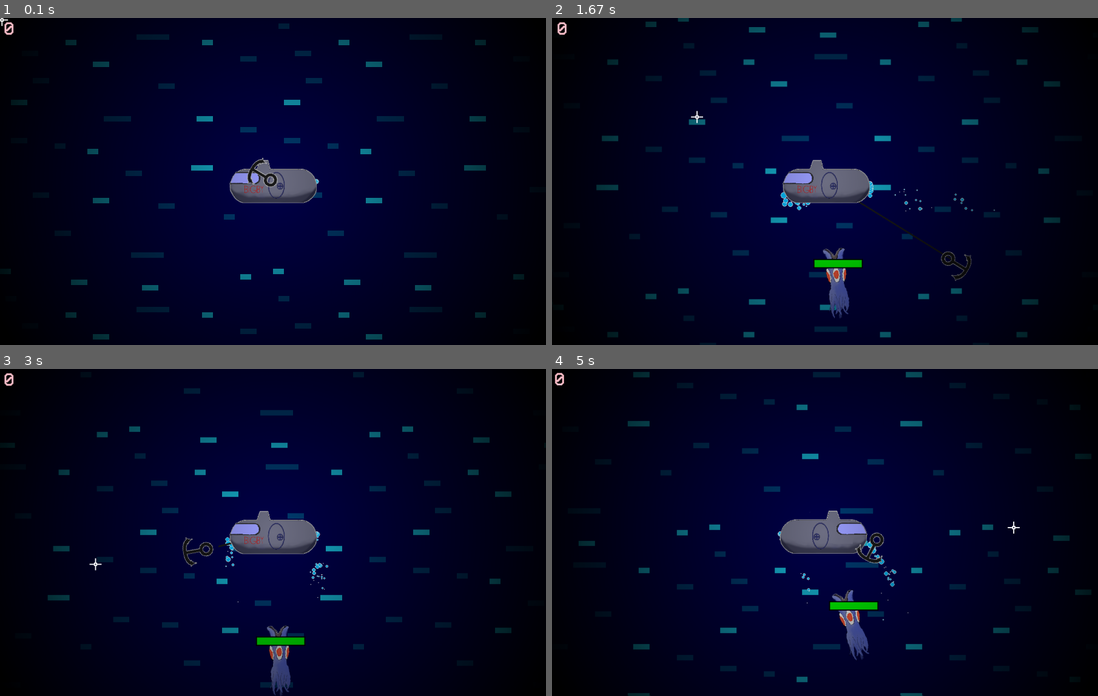
Above: before the commit, frames 1-4 (two rows, left to right).
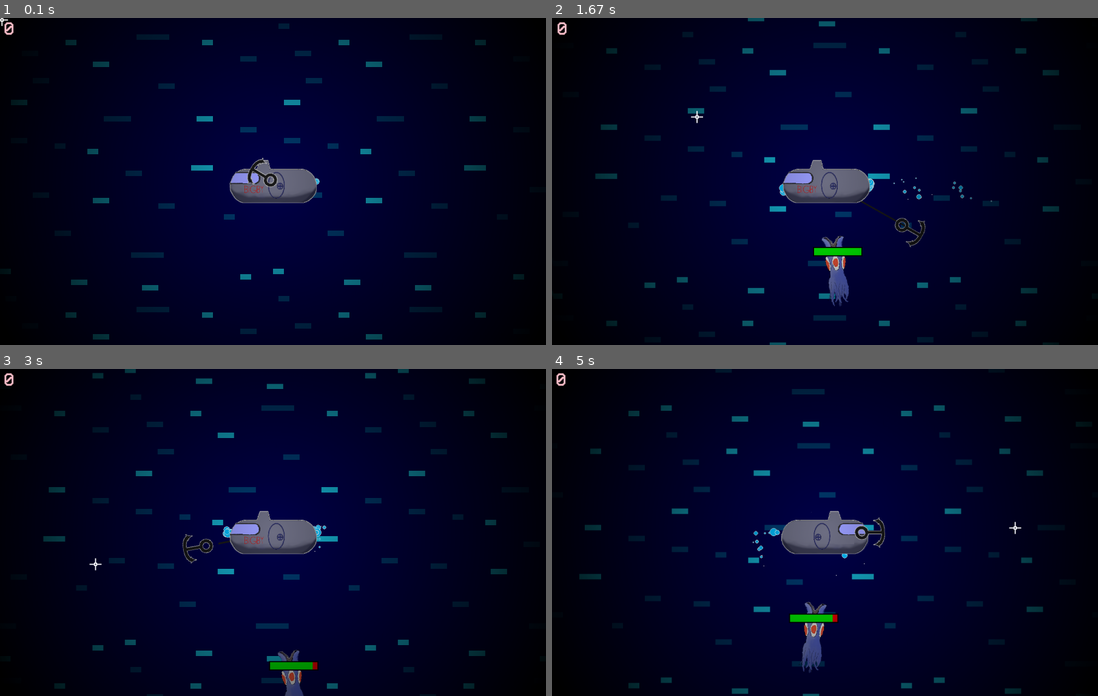
Above: after the commit, the same moments.

Repository: CurryMan1/Pygame-Halloween-GameJam-2023
Game: pygame game, started from main.py
Two runs of this game, one before a commit and one after it. Both use one fixed random seed, a clock stepped at 60 frames per second and the inputs below.
Inputs (mouse positions are in pixels of both pictures, inside the frame that each line leads up to):
- Up to frame 1 (0.1 s): no input
- Up to frame 2 (1.67 s): click (825, 181) at 0.38 s; tap Space at 0.73, 1.03 s; click (693, 184) at 0.75 s; click (1027, 295) at 1.22 s; click (693, 116) at 1.55 s
- Up to frame 3 (3 s): click (273, 571) at 1.88 s; click (196, 463) at 2.22 s; click (464, 617) at 2.55 s; click (92, 565) at 2.88 s
- Up to frame 4 (5 s): click (666, 470) at 3.22 s; click (693, 588) at 3.55 s; click (1021, 607) at 3.88 s; click (661, 653) at 4.22 s; tap Space at 4.57, 4.9 s; click (737, 424) at 4.58 s; click (1016, 529) at 4.92 s

The runs differ from the first frame. In frame 1, less than 0.1% of the frame differs, in the area x 57-59%, y 48-52%; in frame 2, 6.3%; in frame 3, 6.2%; in frame 4, 7.0%, in the area x 0-99%, y 0-100%.

Commit message:
added PlasmaEnemy and drew logo

Diff:
--- a/entities.py
+++ b/entities.py
@@ -48,7 +48,7 @@
         super().__init__(x, y, images[self.img_no])
 
         #(changeable) stats
-        self.damage = 5
+        self.damage = 10
         self.shooting_delay = 20
 
         self.images = images
@@ -59,6 +59,7 @@
         self.x_vel, self.y_vel = 0, 0
 
         self.on_cooldown = False
+        self.hp = 1500
 
     def update(self, mousex):
         self.x_vel *= self.WATER_RESISTANCE
@@ -84,6 +85,7 @@
 
     def hit(self, damage):
         self.hp -= damage
+        self.on_cooldown = True
 
 class Anchor(Entity):
     SPEED = 30
@@ -103,7 +105,7 @@
                 x, y = mouse_pos
                 pos = pygame.math.Vector2(x, y) - self.rect.center
             else:
-                x, y = WIDTH / 2, HEIGHT / 2
+                x, y = CENTER
                 pos = self.rect.center - pygame.math.Vector2(x, y)
 
             self.angle = pos.angle_to((0, 0))
@@ -114,14 +116,12 @@
             #vel
             self.x_vel, self.y_vel = calculate_kb((x, y), self.rect.center, self.SPEED)
 
+        elif calculate_hypot(CENTER, self.rect.center) >= 400: #checks if length of wire is over 400
+            self.mode = 'return'
+
         if self.mode != 'still':
             self.rect.x += self.x_vel+player_x_vel
             self.rect.y += self.y_vel+player_y_vel
-
-        if self.get_bound():
-            self.mode = 'return'
-            self.x_vel *= -1
-            self.y_vel *= -1
 
     def get_bound(self, bound=0):
         return self.rect.top < 0 or\
@@ -132,6 +132,7 @@
 class Enemy(Entity):
     SPEED = 10
     WATER_RESISTANCE = 0.95
+    DAMAGE = 10
     ANIMATION_DELAY = 5
     KB = 7
 
@@ -168,7 +169,7 @@
         self.og_img = self.images[self.animation_count//self.ANIMATION_DELAY]
 
         #rotate towards player
-        x, y = WIDTH / 2, HEIGHT / 2
+        x, y = CENTER
         pos = pygame.math.Vector2(x, y) - self.rect.center
         self.angle = pos.angle_to((0, 0))
         self.image = pygame.transform.rotate(self.og_img, self.angle-90)
@@ -194,8 +195,7 @@
         self.x_vel *= self.WATER_RESISTANCE
         self.y_vel *= self.WATER_RESISTANCE
 
-        self.rect.x += self.x_vel + player_x_vel
-        self.rect.y += self.y_vel + player_y_vel
+        self.move(self.x_vel + player_x_vel, self.y_vel + player_y_vel)
 
         #dead?
         if self.healthbar.hp <= 0:
@@ -209,6 +209,43 @@
         self.healthbar.hp -= damage
         self.tint = 255
 
+    def move(self, x, y):
+        self.rect.x += x
+        self.rect.y += y
+
+class PlasmaEnemy(Enemy):
+    SHOOTING_DELAY = 120
+    SHOOTING_SPEED = 20
+    KB = 14
+
+    def __init__(self, images):
+        super().__init__(images)
+        self.last_shot = self.SHOOTING_DELAY
+
+    def update(self, player_x_vel, player_y_vel):
+        if self.last_shot < self.SHOOTING_DELAY:
+            self.last_shot += 1
+
+        return super().update(player_x_vel, player_y_vel)
+
+class PlasmaBall(Entity):
+    BOUND = 3000
+    KB = 7
+
+    def __init__(self, x: int, y: int, x_vel: float, y_vel: float, image: pygame.surface.Surface = None):
+        image = pygame.surface.Surface((30, 30), pygame.SRCALPHA)
+        pygame.draw.circle(image, BLACK, (15, 15), 15)
+        super().__init__(x, y, image)
+        self.mask = pygame.mask.from_surface(self.image)
+        self.x_vel, self.y_vel = x_vel, y_vel
+
+    def update(self, player_x_vel, player_y_vel):
+        self.rect.centerx += self.x_vel + player_x_vel
+        self.rect.centery += self.y_vel + player_y_vel
+
+        if self.get_bound(self.BOUND):
+            return True
+
 class Heart(Entity):
     BOUND = 3000
     AIR_RESISTANCE = 0.95
--- a/main.py
+++ b/main.py
@@ -14,18 +14,19 @@
 SCREEN = pygame.display.set_mode((WIDTH, HEIGHT))
 DISPLAY = pygame.surface.Surface((WIDTH, HEIGHT))
 
-pygame.display.set_caption('Thalassophobia')
+pygame.display.set_caption('Anchor')
 
 class Game:
     def __init__(self):
         images = load_imgs('sub', True, 0.6)
         #main sprites
-        self.player = Player(WIDTH/2, HEIGHT/2, images)
-        self.anchor = Anchor(*self.player.rect.center, load_img('anchor.png', True, 0.25))
+        self.player = Player(*CENTER, images)
+        self.anchor = Anchor(*CENTER, load_img('anchor.png', True, 0.25))
 
         #group
         self.enemy_group = []
         self.heart_group = []
+        self.projectile_group = []
 
         #particles
         #[pos, velocity, timer, speed, colour]
@@ -45,6 +46,7 @@
         self.crosshair = load_img('crosshair.png', True, 3)
         self.overlay = load_img('overlay.png', True)
         self.hearts = 0
+        self.screen_shake = 0
 
         self.main()
 
@@ -53,7 +55,6 @@
         e = Enemy(load_imgs('squid', True, 0.7))
 
         self.enemy_group.append(e)
-        screen_shake = 0
         #game loop
         while True:
             CLOCK.tick(FPS)
@@ -79,7 +80,7 @@
             if keys[pygame.K_SPACE] or mouse_btns[2]:
                 if not self.player.on_cooldown:
                     self.player.x_vel, self.player.y_vel =\
-                        calculate_kb(self.player.rect.center, mouse_pos, self.player.SPEED)
+                        calculate_kb(CENTER, mouse_pos, self.player.SPEED)
                     self.player.og_img = self.player.image
 
             player_x_vel, player_y_vel = self.player.x_vel, self.player.y_vel
@@ -116,12 +117,19 @@
                 particle[0][1] += particle[1][1] + player_y_vel
                 particle[2] -= particle[3]
 
-                pygame.draw.circle(DISPLAY, WHITE,
-                                   particle[0], particle[2] + 1)
-                pygame.draw.circle(DISPLAY, particle[4],
-                                   particle[0], particle[2])
+                #outline
+                pygame.draw.circle(DISPLAY, WHITE, particle[0], particle[2] + 1)
+                #main particle
+                pygame.draw.circle(DISPLAY, particle[4], particle[0], particle[2])
                 if particle[2] <= 0:
                     self.particles.remove(particle)
+
+
+            #projectile_group
+            for projectile in self.projectile_group:
+                if projectile.update(player_x_vel, player_y_vel):
+                    self.projectile_group.remove(projectile)
+                projectile.draw(DISPLAY)
 
             #heart_group
             for heart in self.heart_group:
@@ -131,20 +139,25 @@
                 heart.draw(DISPLAY)
 
             #anchor line
-            pygame.draw.line(DISPLAY, DARK_GREY, self.anchor.rect.center, self.player.rect.center, 5)
+            pygame.draw.line(DISPLAY, DARK_GREY, self.anchor.rect.center, CENTER, 5)
 
             #enemy_group
             for enemy in self.enemy_group:
                 if enemy.update(player_x_vel, player_y_vel):
                     self.enemy_group.remove(enemy)
                     self.add_hearts(enemy.rect.center, 5, 5)
+                if hasattr(enemy, 'last_shot'):
+                    if enemy.last_shot == enemy.SHOOTING_DELAY:
+                        pball = PlasmaBall(*enemy.rect.center, *calculate_kb(CENTER, enemy.rect.center, enemy.SHOOTING_SPEED))
+                        self.projectile_group.append(pball)
+                        enemy.last_shot = 0
                 enemy.draw(DISPLAY)
 
             #player
             self.player.update(mouse_pos[0])
             self.player.draw(DISPLAY)
             self.add_particles(([self.player.rect.right, self.player.rect.left][self.player.img_no], self.player.rect.centery),
-                               1, 10, 10, 0.1, [BUBBLE_BLUE])
+                               1, 14, 10, 0.15, [BUBBLE_BLUE])
 
             #anchor
             self.anchor.update(player_x_vel, player_y_vel, mouse_pos)
@@ -166,11 +179,11 @@
                 #player-anchor
                 if pygame.sprite.spritecollideany(self.player, [self.anchor], pygame.sprite.collide_mask):
                     self.anchor.mode = 'still'
-                    self.anchor.rect.center = self.player.rect.center
+                    self.anchor.rect.center = CENTER
             if self.anchor.mode != 'still':
                 #anchor-enemy_group
                 for enemy in pygame.sprite.spritecollide(self.anchor, self.enemy_group, False, pygame.sprite.collide_mask):
-                    enemy.hit(10)
+                    enemy.hit(self.player.damage)
                     enemy.on_cooldown = True
                     enemy.x_vel, enemy.y_vel = calculate_kb(enemy.rect.center, self.anchor.rect.center, 14)
                     self.anchor.mode = 'return'
@@ -180,15 +193,15 @@
                 self.hearts += 1
 
             #player-enemy_group
-            collided_enemies = pygame.sprite.spritecollide(self.player, self.enemy_group, False, pygame.sprite.collide_mask)
-            if collided_enemies:
-                self.player.x_vel, self.player.y_vel = calculate_kb(enemy.rect.center, self.player.rect.center, enemy.KB)
-                self.player.on_cooldown = True
-                self.player.tint = 255
-                screen_shake = 20
-            for enemy in collided_enemies:
-                enemy.x_vel, enemy.y_vel = calculate_kb(enemy.rect.center, self.player.rect.center, enemy.KB)
+            for enemy in pygame.sprite.spritecollide(self.player, self.enemy_group, False, pygame.sprite.collide_mask):
+                enemy.x_vel, enemy.y_vel = calculate_kb(enemy.rect.center, CENTER, enemy.KB)
                 enemy.on_cooldown = True
+                self.hit_player(enemy)
+
+            #player-projectile_group
+            for projectile in pygame.sprite.spritecollide(self.player, self.projectile_group, False, pygame.sprite.collide_mask):
+                self.projectile_group.remove(projectile)
+                self.hit_player(projectile)
 
             #player-heart
             for heart in pygame.sprite.spritecollide(self.player, self.heart_group, False, pygame.sprite.collide_mask):
@@ -202,13 +215,18 @@
                     sys.exit()
 
             screen_offset = [0, 0]
-            if screen_shake > 0:
+            if self.screen_shake > 0:
                 screen_offset = [random.randint(-4, 4), random.randint(-4, 4)]
-                screen_shake -= 1
+                self.screen_shake -= 1
 
             SCREEN.blit(DISPLAY, screen_offset)
 
             pygame.display.update()
+
+    def hit_player(self, sprite):
+        self.player.x_vel, self.player.y_vel = calculate_kb(sprite.rect.center, CENTER, sprite.KB / 2)
+        self.player.hit(Enemy.DAMAGE)
+        self.screen_shake = 20
 
     def add_particles(self, pos, number, size, vel, speed, colours):
         for i in range(number):
--- a/utils.py
+++ b/utils.py
@@ -1,8 +1,10 @@
 import pygame
+from math import sin, sqrt
 from os import listdir
 
 WIDTH, HEIGHT = 1500, 900
-TINT_FADE = 25
+CENTER = (WIDTH/2, HEIGHT/2)
+TINT_FADE = 15
 
 #colour
 WHITE = (255, 255, 255)
@@ -68,3 +70,7 @@
     base = power/total if total else 0
 
     return base*x, base*y
+
+def calculate_hypot(pos1, pos2):
+    x, y = pos1[0] - pos2[0], pos1[1] - pos2[1]
+    return sqrt(x**2 + y**2)
Binary file added: assets/img/logo.png
